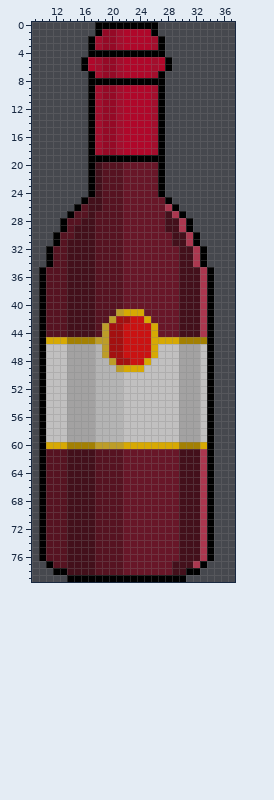
One commit to this sprite sheet: assets/bottle_of_wine_red_with_tag.png. This is how it looked before the edit.
The file is 50x80 pixels. Shown: x 9..37, y 0..79.
After the commit:
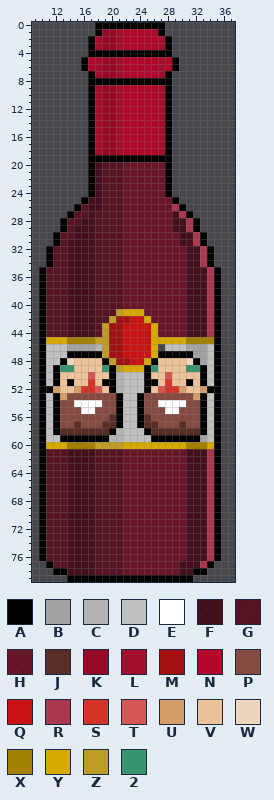
Palette (. is transparent): A #000000  B #a3a2a2  C #b4b4b4  D #c1c0c0  E #ffffff  F #420713dd  G #580a1adc  H #6e0d21d6  J #572d26  K #950926  L #a30e2d  M #a31010  N #b0072a  P #854b41  Q #ca1212  R #ab374f  S #d43428  T #d65656  U #d49d6a  V #eec39a  W #edd5be  X #a38002  Y #d7a903  Z #bd9d28  2 #37946e
The author wrote: better tags
Edits made:
y 0: x 27 . -> A
y 1: x 26..27 A. -> NA
y 2..3: x 26..28 LA. -> NLA
y 4: x 28 . -> A
y 5..6: x 26..29 LNA. -> NLNA
y 7: x 26..28 LA. -> NLA
y 8: x 28 . -> A
y 9..18: x 26..28 LA. -> NLA
y 19: x 28 . -> A
y 20..24: x 27..28 A. -> HA
y 25: x 28..29 A. -> HA
y 26: x 28..30 RA. -> HRA
y 27: x 28..31 FRA. -> HFRA
y 28..29: x 28 F -> H; x 30..32 RA. -> FRA
y 30..31: x 29 F -> H; x 31..33 RA. -> FRA
y 32..34: x 30 F -> H; x 32..34 RA. -> FRA
y 35..44: x 30 F -> H; x 33..35 RA. -> FRA
y 45: x 30 X -> Y; x 34..35 A. -> XA
y 46: x 27 D -> .; x 30 B -> D; x 33..35 DA. -> BDA
y 47: x 14..18 BBBBC -> AAAAA; x 27..31 DDDBB -> AAAAA; x 33..35 DA. -> BDA
y 48: x 13..19 DBBBBCC -> AWVVVVA; x 26..35 DDDDBBBDA. -> AVVVVWABDA
y 49: x 12..20 DDBBBBCCC -> A22VVVV2A; x 25..35 DDDDDBBBDA. -> A2VVVV22ADA
y 50: x 12..20 DDBBBBCCC -> AVVVVTVVA; x 25..35 DDDDDBBBDA. -> AVVTVVVVADA
y 51: x 12..20 DDBBBBCCC -> AVAVVSVAA; x 25..35 DDDDDBBBDA. -> AAVSVVAVADA
y 52: x 11..20 DDDBBBBCCC -> AUVVUSSTVA; x 25..33 DDDDDBBBD -> AVTSSUVVU; x 35 . -> A
y 53: x 12..21 DDBBBBCCCC -> AUPPPPPPPA; x 24..35 DDDDDDBBBDA. -> APPPPPPPUADA
y 54: x 12..21 DDBBBBCCCC -> APPEEEEPPA; x 24..35 DDDDDDBBBDA. -> APPEEEEPPADA
y 55: x 12..21 DDBBBBCCCC -> APPPEEPPPA; x 24..35 DDDDDDBBBDA. -> APPPEEPPPADA
y 56: x 12..21 DDBBBBCCCC -> APPPPPPPJA; x 24..35 DDDDDDBBBDA. -> AJPPPPPPPADA
y 57: x 12..21 DDBBBBCCCC -> APPJPPPJJA; x 24..35 DDDDDDBBBDA. -> AJJPPPJPPADA
y 58: x 12..20 DDBBBBCCC -> AJJJJJJJA; x 25..35 DDDDDBBBDA. -> AJJJJJJJADA
y 59: x 13..19 DBBBBCC -> AAAAAAA; x 26..35 DDDDBBBDA. -> AAAAAAABDA
y 60: x 30 X -> Y; x 33..35 YA. -> XYA
y 61..76: x 30 F -> H; x 33..35 RA. -> FRA
y 77: x 29 F -> H; x 32..34 RA. -> FRA
y 78: x 29 F -> H; x 31 A -> F; x 33 . -> A
y 79: x 31 . -> A
Pixel boxes of the changes (left, top, right, bottom) in both pictures:
changed: (46, 22, 221, 582)
